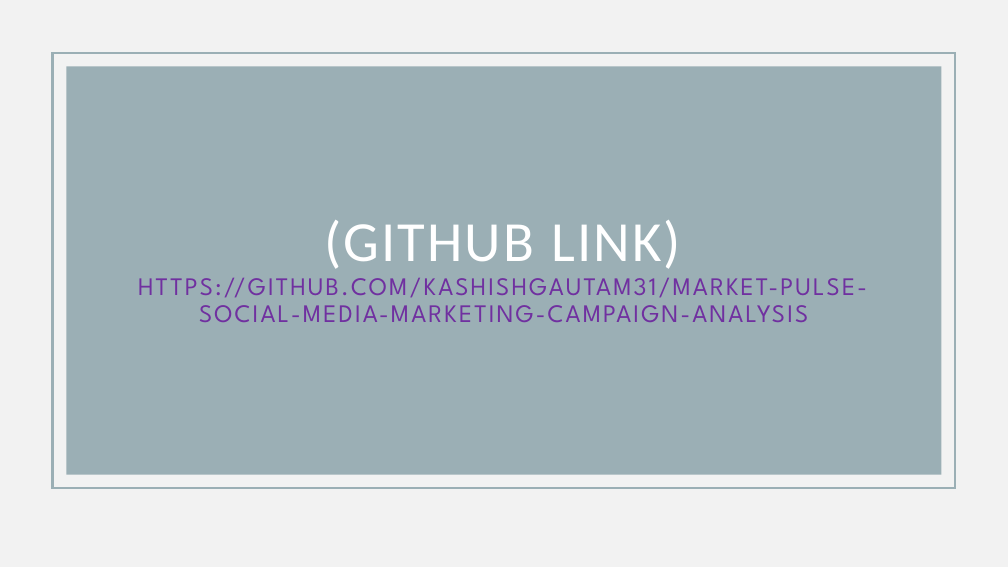
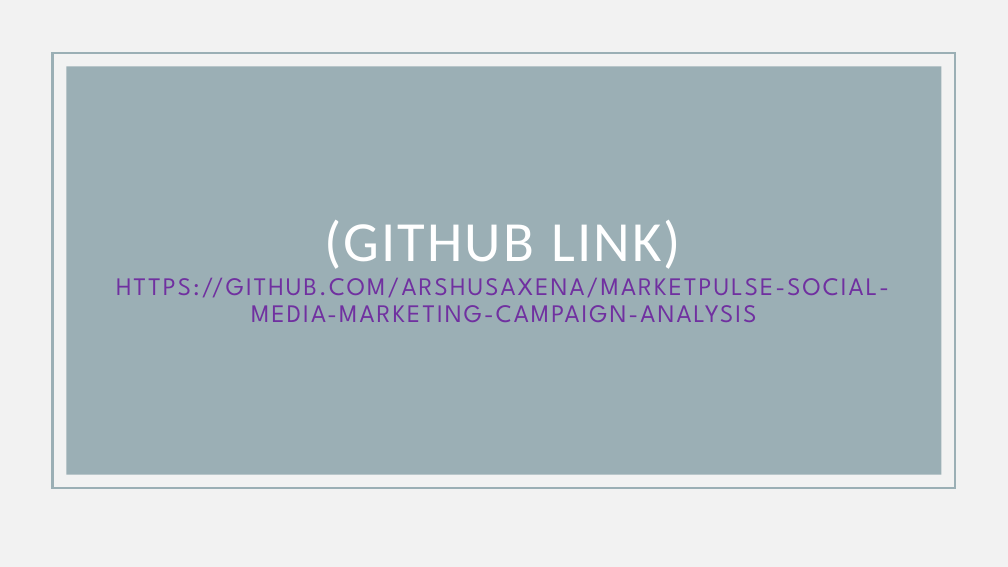
Before and after one commit to KashishGautam31/Market-Pulse-Social-Media-Marketing-Campaign-Analysis, a slide deck: slide 12 of Marketing Campaign Performance Dashboard.pptx. Drawn at 1008x567 pixels with LibreOffice and Linux fonts; fonts in the diff are those of the drawing. Boxes give left, top, right and bottom in pixels: in the first picture for what was removed or moved away, otherwise in the second. Text is boxed around its words. In the diff, an @@ line names an element or a change of style, - is before the commit and + after.

```diff
--- a/Marketing Campaign Performance Dashboard.pptx
+++ b/Marketing Campaign Performance Dashboard.pptx
@@ title at bbox=[116, 220, 889, 322]: text changed @@
-(GITHUB LINK)
-HTTPS://GITHUB.COM/KASHISHGAUTAM31/MARKET-PULSE-SOCIAL-MEDIA-MARKETING-CAMPAIGN-ANALYSIS
+(GITHUB LINK)
+HTTPS://GITHUB.COM/ARSHUSAXENA/MARKETPULSE-SOCIAL-MEDIA-MARKETING-CAMPAIGN-ANALYSIS
```
Also in this commit, not shown: 1 other file.
